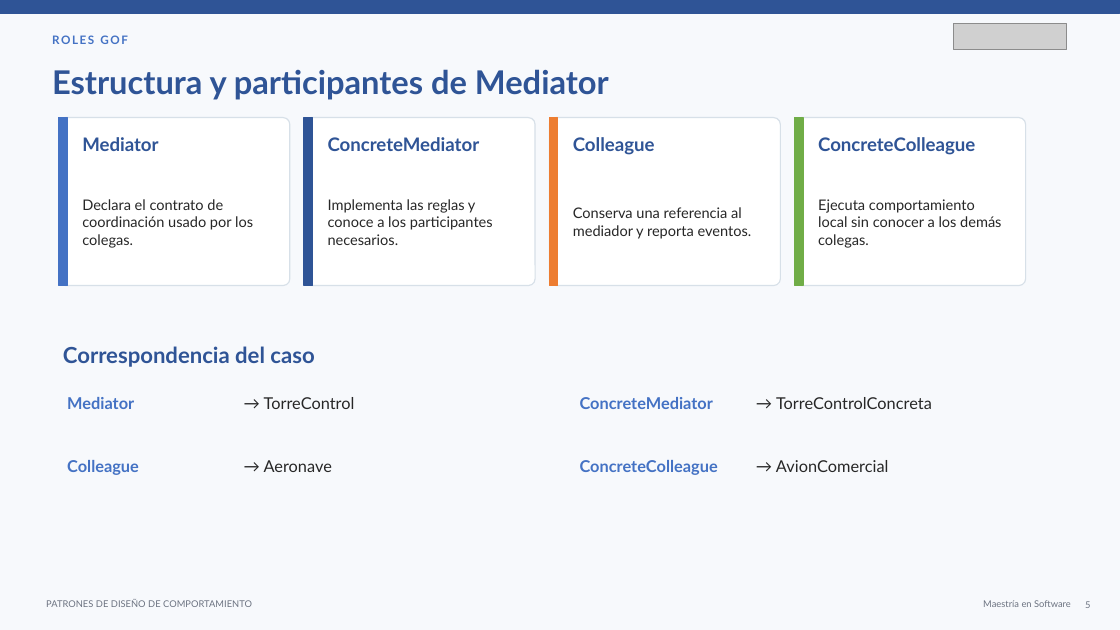
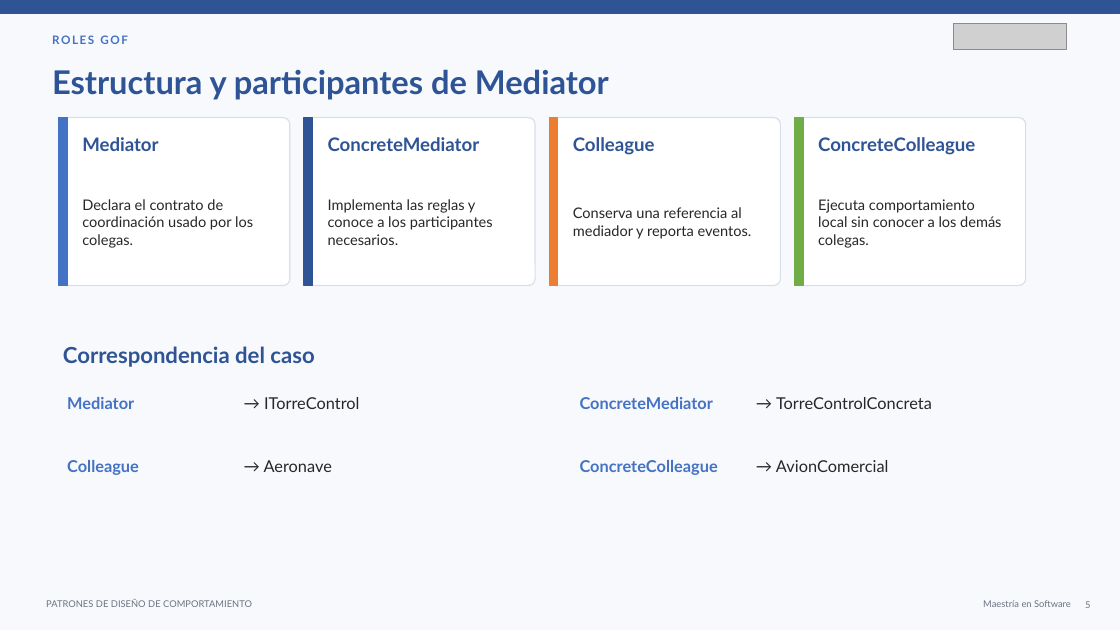
Before and after one commit to carytnas/PDS_Actividad03_Grupo02, a slide deck: slide 5 of documentacion/PDS_Actividad03_Grupo02.pptx. Drawn at 1120x630 pixels with LibreOffice and Linux fonts; fonts in the diff are those of the drawing; grey boxes stand for pictures. Boxes give left, top, right and bottom in pixels: in the first picture for what was removed or moved away, otherwise in the second. Text is boxed around its words. In the diff, an @@ line names an element or a change of style, - is before the commit and + after.

```diff
--- a/documentacion/PDS_Actividad03_Grupo02.pptx
+++ b/documentacion/PDS_Actividad03_Grupo02.pptx
@@ text at (264, 397, 359, 409): text changed @@
-→ TorreControl
+→ ITorreControl
```
Also in this commit, not shown: 10 other slides changed, 6 other files.
